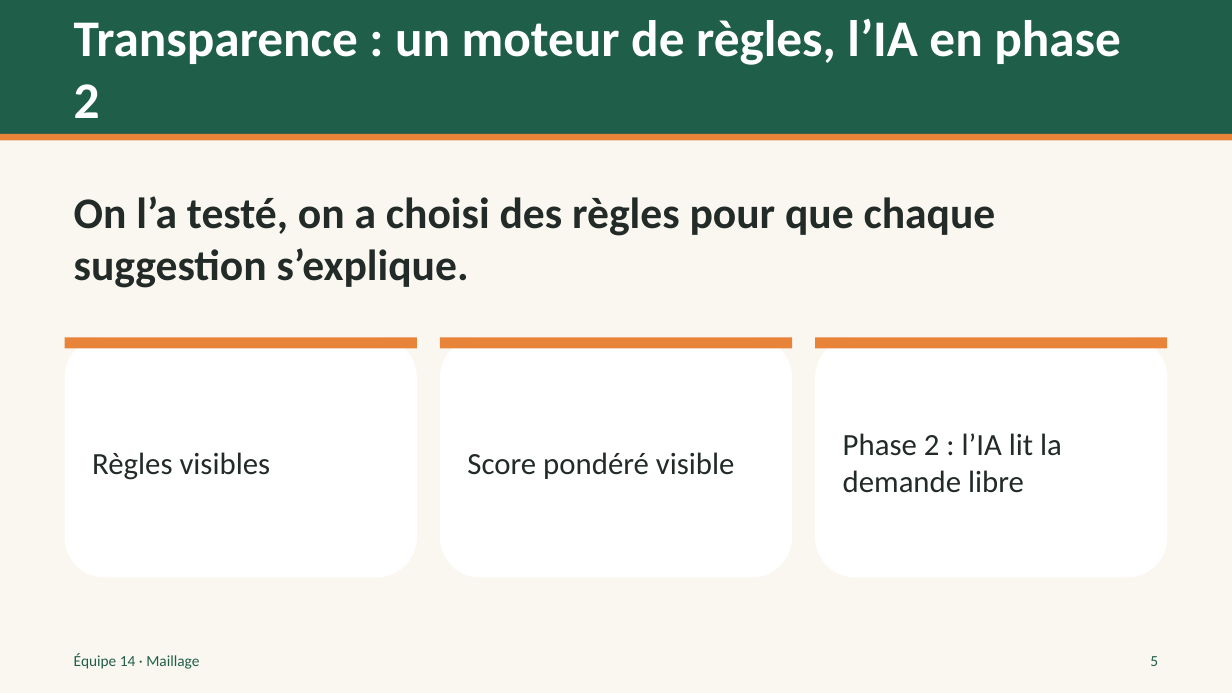
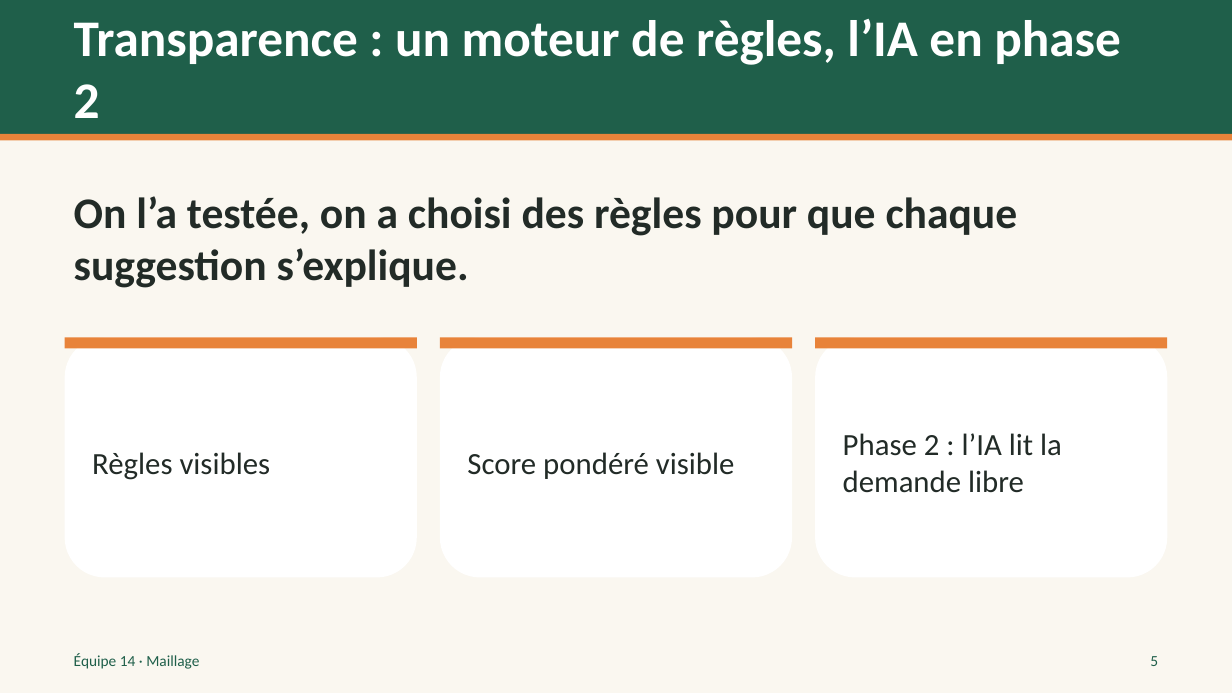
Before and after one commit to cianthiffault2006-png/hackathon-saint-roch-2026, a slide deck: slide 5 of docs/pitch/Maillage.pptx. Drawn at 1232x693 pixels with LibreOffice and Linux fonts; fonts in the diff are those of the drawing. Boxes give left, top, right and bottom in pixels: in the first picture for what was removed or moved away, otherwise in the second. Text is boxed around its words. In the diff, an @@ line names an element or a change of style, - is before the commit and + after.

```diff
--- a/docs/pitch/Maillage.pptx
+++ b/docs/pitch/Maillage.pptx
@@ text at <box>74,196,1018,288</box>: text changed @@
-On l’a testé, on a choisi des règles pour que chaque suggestion s’explique.
+On l’a testée, on a choisi des règles pour que chaque suggestion s’explique.
```
Also in this commit, not shown: 16 other files.
